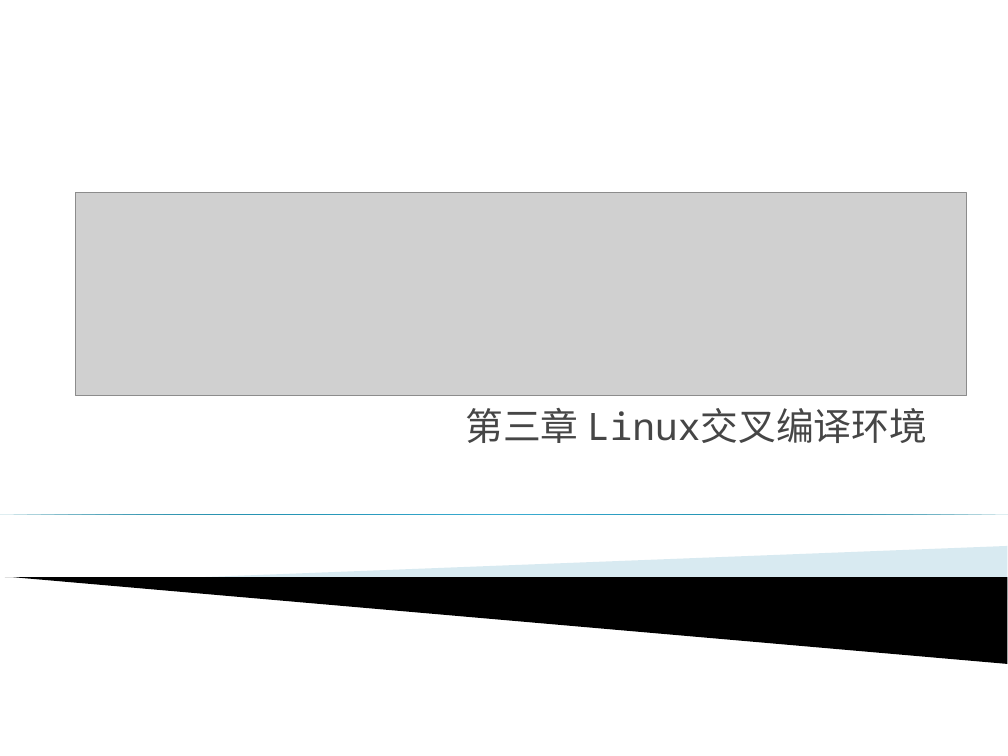
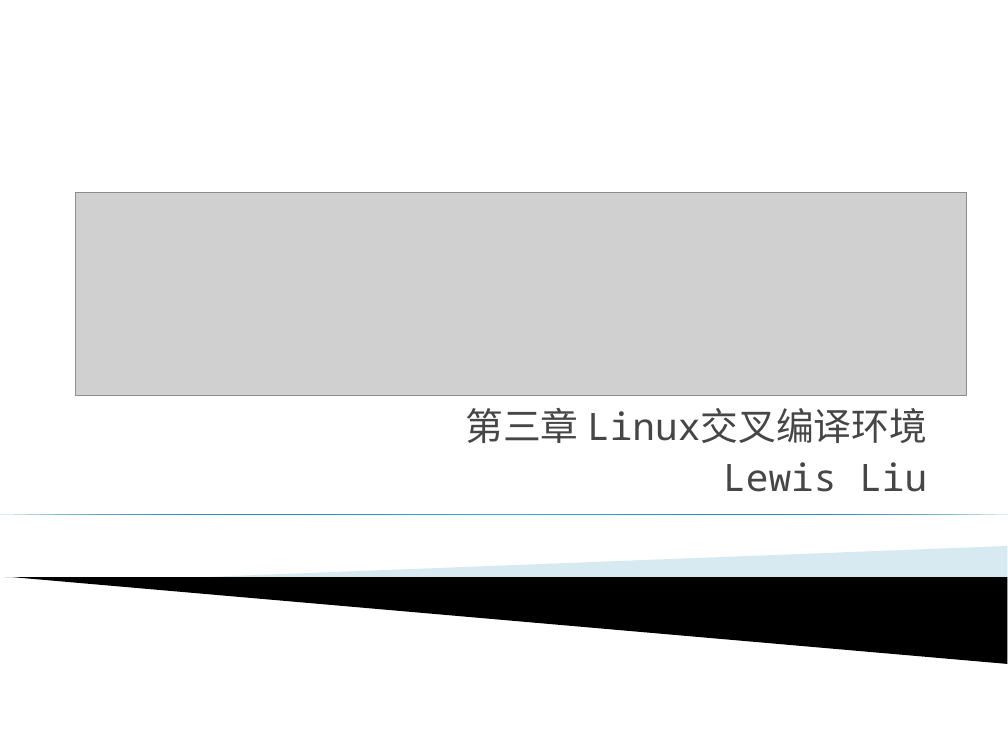
Before and after one commit to L3w1s-L1u/_outline, a slide deck: slide 1 of Embedded_2015/第三章_Linux交叉编译环境.ppt. Drawn at 1008x756 pixels with LibreOffice and Linux fonts; fonts in the diff are those of the drawing; grey boxes stand for pictures; background and template pictures are left out. Boxes give left, top, right and bottom in pixels: in the first picture for what was removed or moved away, otherwise in the second. Text is boxed around its words. In the diff, an @@ line names an element or a change of style, - is before the commit and + after.

```diff
--- a/Embedded_2015/第三章_Linux交叉编译环境.ppt
+++ b/Embedded_2015/第三章_Linux交叉编译环境.ppt
@@ subtitle at [723,462,927,492]: paragraph added @@
+Lewis Liu
```
Also in this commit, not shown: 3 other slides changed, 5 slides added.
